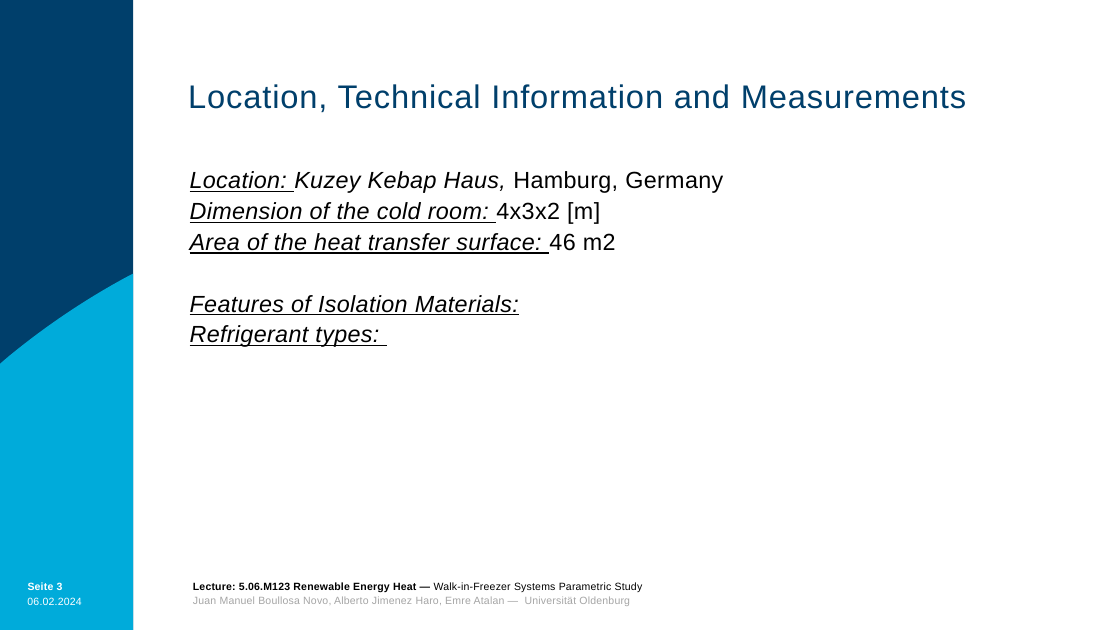
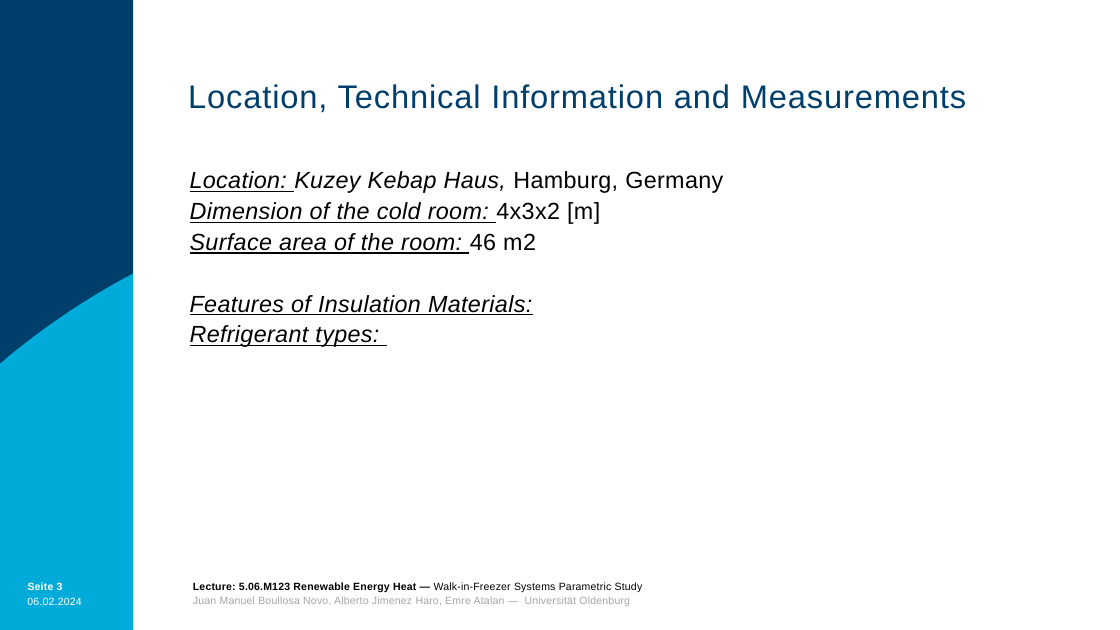
Before and after one commit to boujuan/Renewable_Energy_Heat, a slide deck: slide 3 of REH_Presentation.pptm. Drawn at 1120x630 pixels with LibreOffice and Linux fonts; fonts in the diff are those of the drawing; background and template pictures are left out. Boxes give left, top, right and bottom in pixels: in the first picture for what was removed or moved away, otherwise in the second. Text is boxed around its words. In the diff, an @@ line names an element or a change of style, - is before the commit and + after.

```diff
--- a/REH_Presentation.pptm
+++ b/REH_Presentation.pptm
@@ text at <box>190,233,536,315</box>: text changed @@
-Area of the heat transfer surface: 46 m2
-Features of Isolation Materials:
+Surface area of the room: 46 m2
+Features of Insulation Materials:
```
Also in this commit, not shown: 5 other files.
